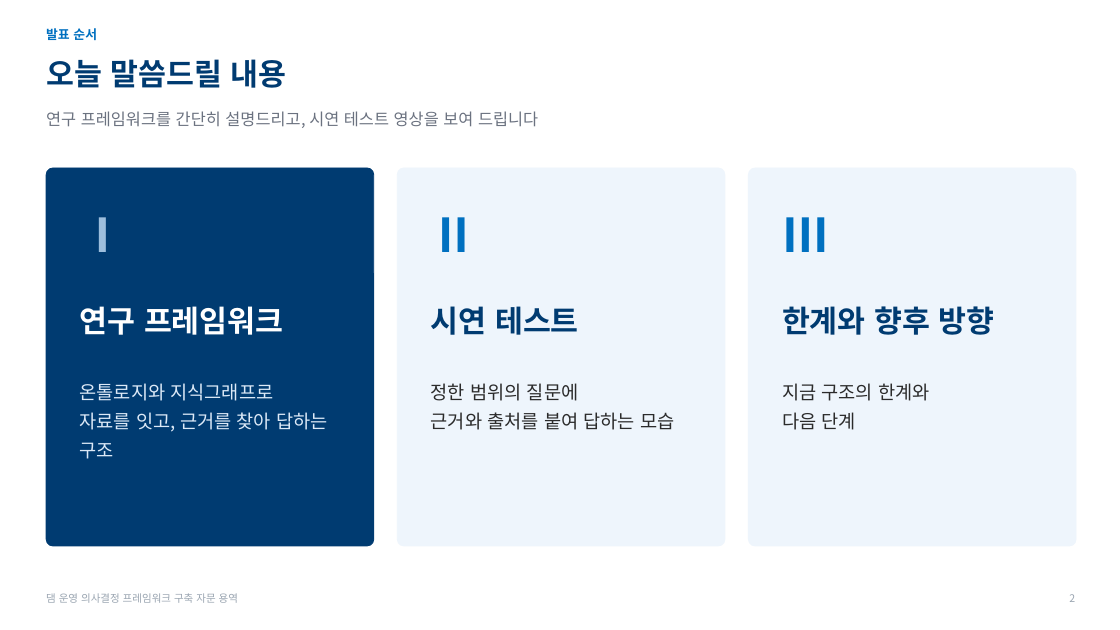
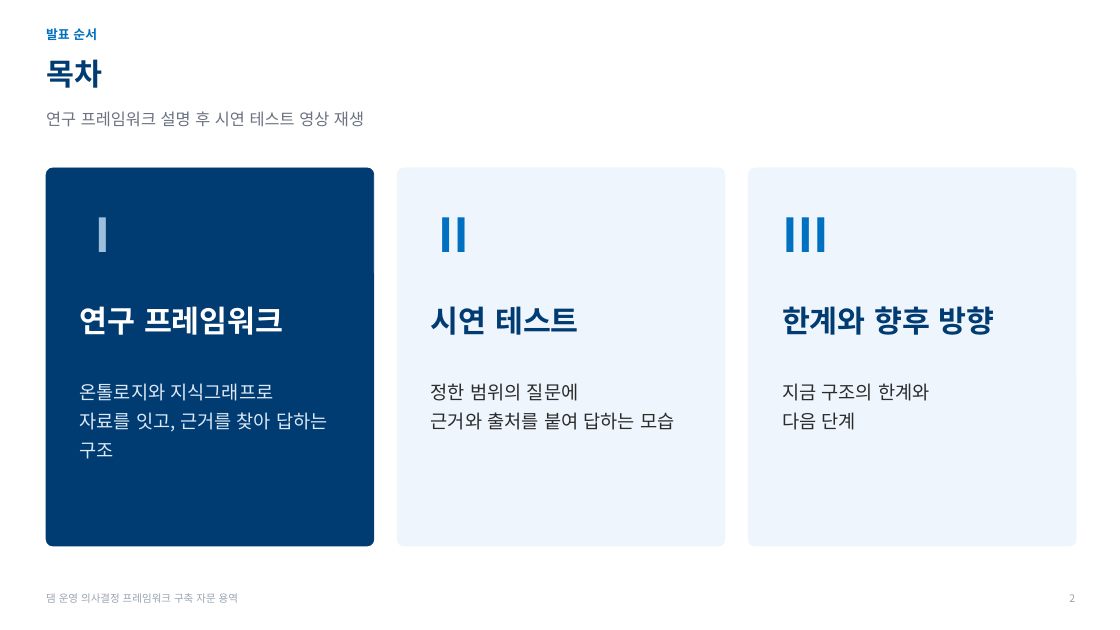
Before and after one commit to mkm1119/KGRAG-LLM, a slide deck: slide 2 of project_khnp/2026.11.26_한강수력본부_발표자료_초안.pptx. Drawn at 1120x630 pixels with LibreOffice and Linux fonts; fonts in the diff are those of the drawing; background and template pictures are left out. Boxes give left, top, right and bottom in pixels: in the first picture for what was removed or moved away, otherwise in the second. Text is boxed around its words. In the diff, an @@ line names an element or a change of style, - is before the commit and + after.

```diff
--- a/project_khnp/2026.11.26_한강수력본부_발표자료_초안.pptx
+++ b/project_khnp/2026.11.26_한강수력본부_발표자료_초안.pptx
@@ text at [46, 59, 102, 88]: text changed @@
-오늘 말씀드릴 내용
+목차
@@ text at [46, 111, 364, 127]: text changed @@
-연구 프레임워크를 간단히 설명드리고, 시연 테스트 영상을 보여 드립니다
+연구 프레임워크 설명 후 시연 테스트 영상 재생
```
Also in this commit, not shown: 5 other slides changed, 1 other file.
